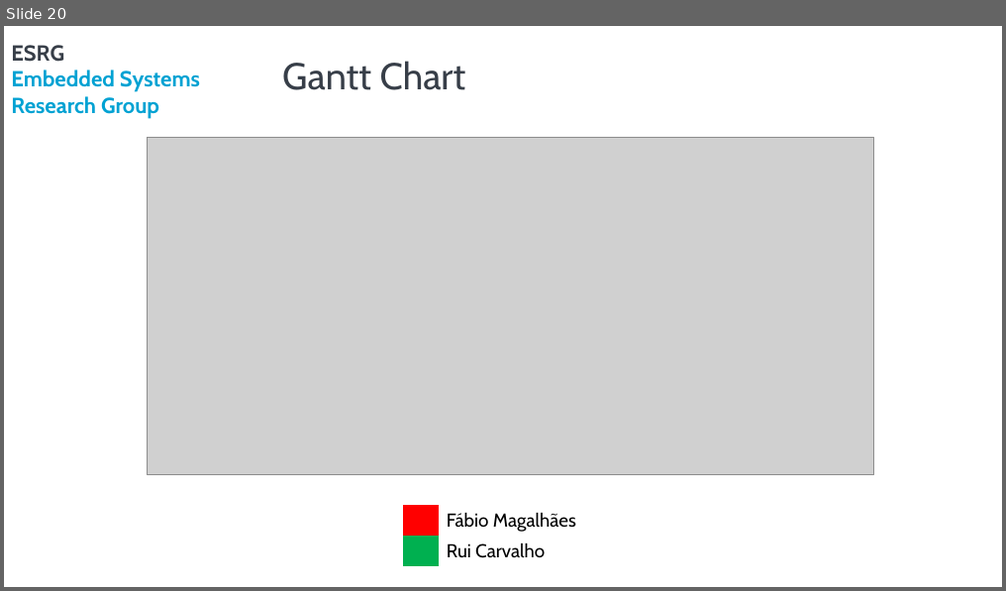
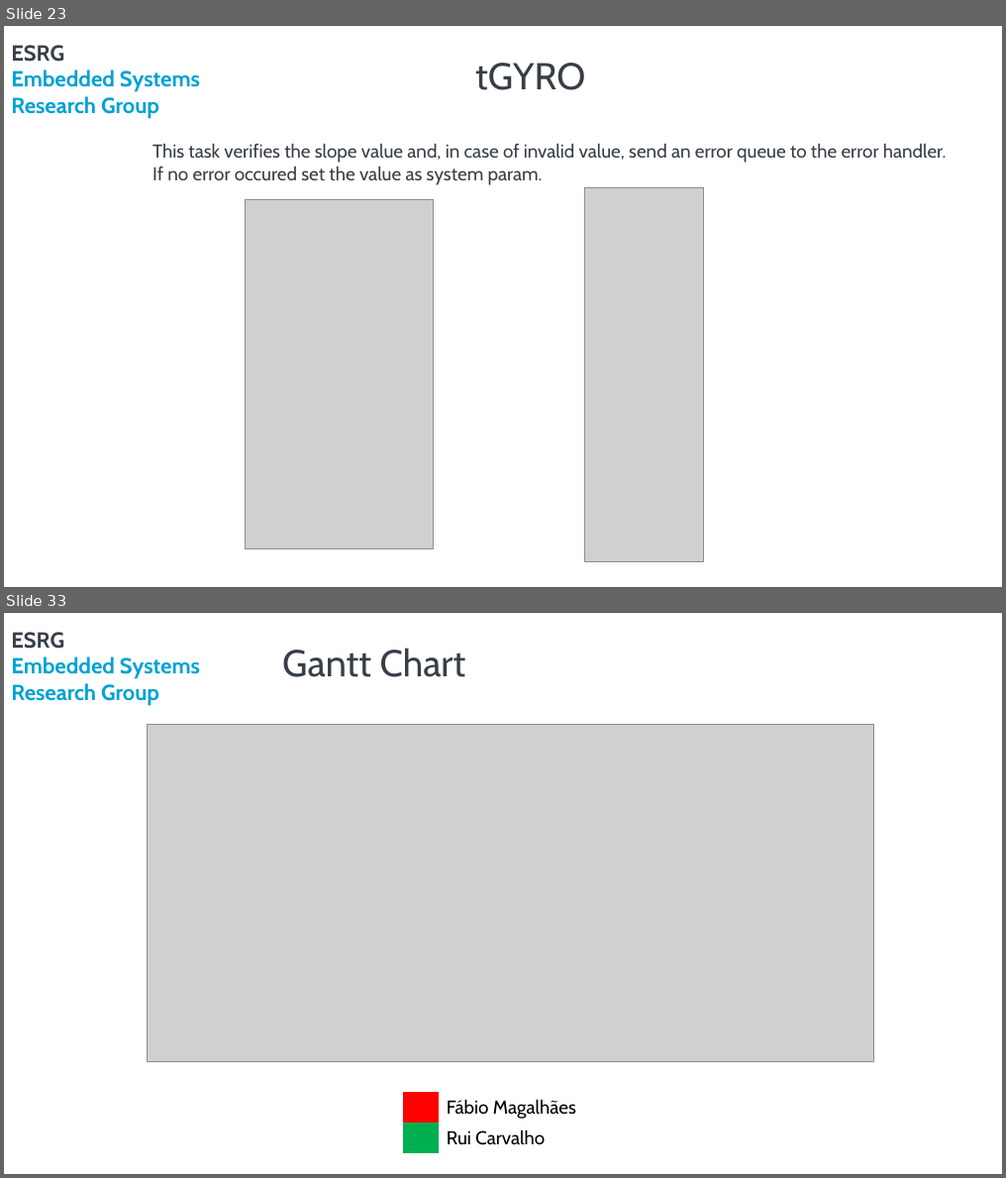
Before and after one commit to rpcarvalho/PSE, a slide deck: Reports/AnalysisApresentation_A75030_FabioMagalhaes_A76279_RuiCarvalho.pptx. Shown one above the other, each under a label of ours: slide 20 before the commit, slides 23 and 33 after it; the slides between them are not shown. The pictures are 1006x591 and 1006x1178 pixels, drawn with LibreOffice and Linux fonts; fonts in the diff are those of the drawing; grey boxes stand for pictures; background and template pictures are left out. Boxes give left, top, right and bottom in pixels: in the first picture for what was removed or moved away, otherwise in the second. Text is boxed around its words. In the diff, an @@ line names an element or a change of style, - is before the commit and + after.

```diff
--- a/Reports/AnalysisApresentation_A75030_FabioMagalhaes_A76279_RuiCarvalho.pptx
+++ b/Reports/AnalysisApresentation_A75030_FabioMagalhaes_A76279_RuiCarvalho.pptx
@@ slide 23 added at box(4, 26, 1002, 587), background #FFFFFF; not listed: 2 template elements that a slide beside it also shows @@
@@ title added at box(475, 63, 585, 90), 36 pt, text #373E48 @@
+tGYRO
@@ text added at box(152, 144, 946, 185), 18 pt, text #373E48 @@
+This task verifies the slope value and, in case of invalid value, send an error queue to the error handler.
+If no error occured set the value as system param.
@@ picture added at box(245, 199, 433, 550) @@
@@ picture added at box(585, 187, 704, 562) @@
@@ what was slide 20 is now slide 33 @@
```
Also in this commit, not shown: 6 slides changed, 23 other slides added, 11 slides removed, 1 other file.
